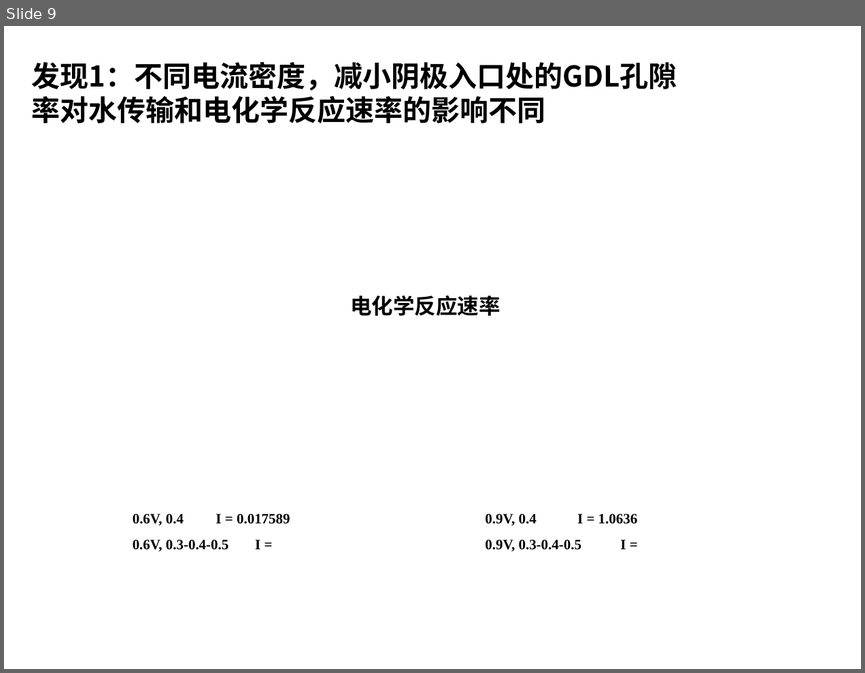
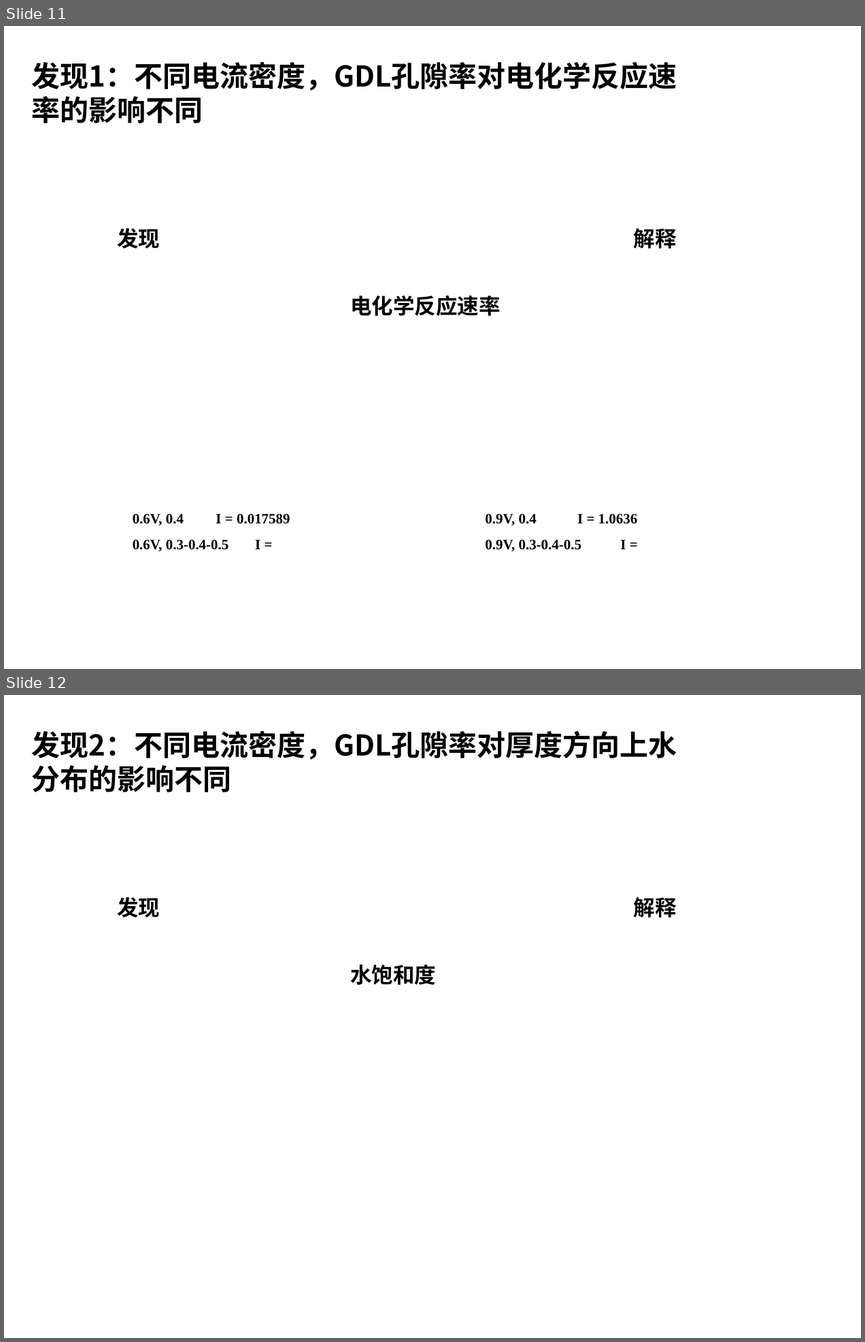
Before and after one commit to PaperStrange/ResearchRecorder, a slide deck: Report notes/GDL_PorosityDistribution.pptx. Shown one above the other, each under a label of ours: slide 9 before the commit, slides 11 and 12 after it. The pictures are 865x673 and 865x1342 pixels, drawn with LibreOffice and Linux fonts; fonts in the diff are those of the drawing. Boxes give left, top, right and bottom in pixels: in the first picture for what was removed or moved away, otherwise in the second. Text is boxed around its words. In the diff, an @@ line names an element or a change of style, - is before the commit and + after.

```diff
--- a/Report notes/GDL_PorosityDistribution.pptx
+++ b/Report notes/GDL_PorosityDistribution.pptx
@@ slide 12 added at (4, 695, 861, 1338), background #FFFFFF @@
@@ text added at (32, 731, 677, 760), 24 pt, text #000000, bold @@
+发现2：不同电流密度，GDL孔隙率对厚度方向上水分布的影响不同
@@ text added at (117, 897, 160, 917), 18 pt, text #000000, bold @@
+发现
@@ text added at (634, 897, 677, 917), 18 pt, text #000000, bold @@
+解释
@@ text added at (350, 964, 436, 985), 18 pt, text #000000, bold @@
+水饱和度
@@ what was slide 9 is now slide 11 @@
@@ slide 11 changed as well @@
@@ text at (32, 62, 677, 91): text changed @@
-发现1：不同电流密度，减小阴极入口处的GDL孔隙率对水传输和电化学反应速率的影响不同
+发现1：不同电流密度，GDL孔隙率对电化学反应速率的影响不同
@@ text added at (117, 228, 160, 248), 18 pt, text #000000, bold @@
+发现
@@ text added at (634, 228, 677, 248), 18 pt, text #000000, bold @@
+解释
```
Also in this commit, not shown: 7 other slides changed, 4 other slides added, 2 slides removed.
